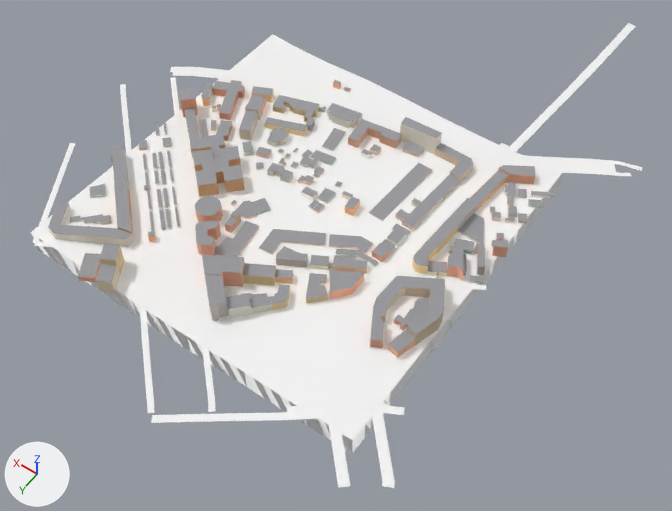
The glTF model public/tiles/1/0_0.glb: old version first, new version second.
Rendered twice from a camera (50 mm lens) standing at (-261.0, 397.0, 939.0) and looking at (215.0, -270.0, -108.0). Arrows for +X, +Y and +Z are at lower left; the lights stay in place. The picture after the commit comes second. Where no turn or scale is listed for an object, it has been applied to the vertices. Vertices at exactly the same position are counted once.

Names of what the first picture shows: 't1_0_0'.
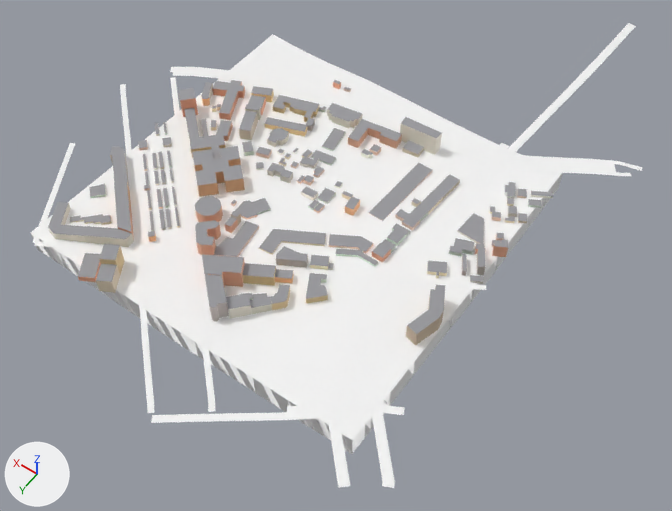
Boxes [x1, y1, x2, y2] around the edits, measured in the pictures (672 x 511 px; the box of a moved part takes in the faces that stretch with it):
```json
{"part": 1, "of": "me_t1_0_0", "change": "deleted", "before": [428, 165, 535, 253]}
{"part": 2, "of": "me_t1_0_0", "change": "deleted", "before": [329, 270, 364, 299]}
{"part": 3, "of": "me_t1_0_0", "change": "deleted", "before": [388, 330, 416, 358]}
{"part": 4, "of": "me_t1_0_0", "change": "moved or reshaped", "before": [52, 247, 316, 431], "after": [52, 247, 316, 431]}
{"part": 5, "of": "me_t1_0_0", "change": "cut back", "before": [333, 143, 546, 376], "after": [409, 198, 546, 376]}
```

Edits to the scene script, one JSON object a line:
```json
{"block": "me_t1_0_0", "where": "# used by ob_t1_0_0; location = (267.0, -383.0, -12.0)"}
{"op": "remove", "block": "me_t1_0_0", "code": "me_t1_0_0.from_pydata(...)  # 5513 vertices, 7641 faces; spans x -355.0..355.0, y -496.0..496.0, z -40.0..40.0"}
{"op": "add", "block": "me_t1_0_0", "code": "me_t1_0_0.from_pydata(...)  # 5346 vertices, 7391 faces; spans x -355.0..355.0, y -496.0..496.0, z -40.0..40.0"}
{"block": "me_t1_0_0", "change": "me_t1_0_0 part 1: the loose piece of 30 vertices spanning x -244.0..-185.0, y -102.0..97.0, z -3.0..18.0 is deleted"}
{"block": "me_t1_0_0", "change": "me_t1_0_0 part 2: the loose piece of 8 vertices spanning x -150.0..-111.0, y 190.0..238.0, z 3.0..20.0 is deleted"}
{"block": "me_t1_0_0", "change": "me_t1_0_0 part 3: the loose piece of 8 vertices spanning x -255.0..-232.0, y 232.0..264.0, z 8.0..22.0 is deleted"}
{"block": "me_t1_0_0", "change": "me_t1_0_0 part 4"}
{"block": "me_t1_0_0", "change": "24 faces are deleted"}
{"block": "me_t1_0_0", "change": "24 new faces join them, mat_far_terrain (white #ffffff)"}
{"block": "me_t1_0_0", "change": "me_t1_0_0 part 5"}
{"block": "me_t1_0_0", "change": "121 vertices are removed from x -249.0..-100.0, y -69.0..270.0, z -3.0..26.0"}
{"block": "me_t1_0_0", "change": "201 faces are deleted"}
{"block": "me_t1_0_0", "change": "1 vertex moves within x -231.0, y 85.0, z 0.0"}
{"block": "me_t1_0_0", "change": "14 new faces join them, mat_far_terrain (white #ffffff)"}
{"block": "me_t1_0_0", "change": "3 new faces join them, mat_far_building"}
{"block": "me_t1_0_0", "change": "other edits to the shape of me_t1_0_0 do not show in these pictures"}
```
